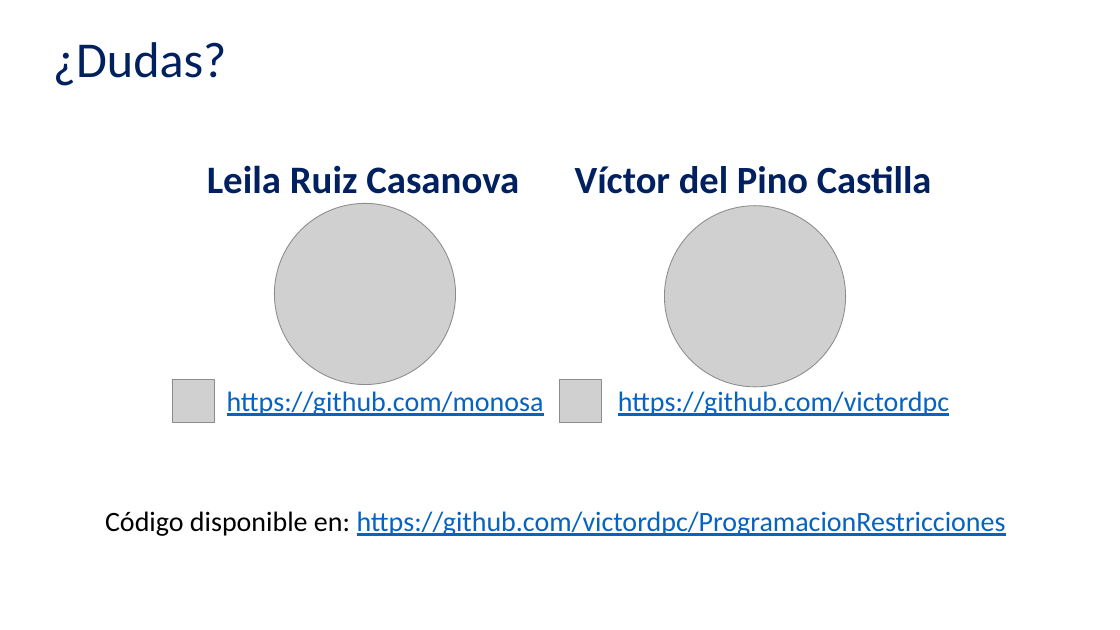
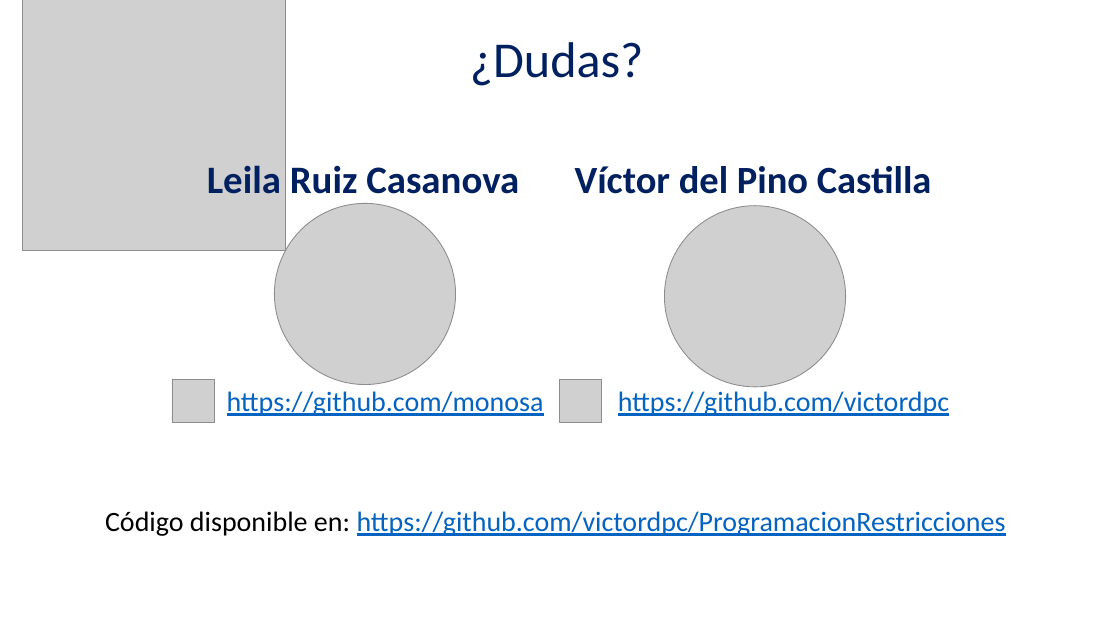
Before and after one commit to victordpc/ProgramacionRestricciones, a slide deck: slide 12 of Presentacion/Solver Foundation.pptx. Drawn at 1120x630 pixels with LibreOffice and Linux fonts; fonts in the diff are those of the drawing; grey boxes stand for pictures. Boxes give left, top, right and bottom in pixels: in the first picture for what was removed or moved away, otherwise in the second. Text is boxed around its words. In the diff, an @@ line names an element or a change of style, - is before the commit and + after.

```diff
--- a/Presentacion/Solver Foundation.pptx
+++ b/Presentacion/Solver Foundation.pptx
@@ picture added at bbox=[23, 0, 285, 250] @@
@@ title "¿Dudas?": place and size @@
-title "¿Dudas?" at bbox=[53, 42, 227, 86]
+title "¿Dudas?" at bbox=[470, 42, 644, 86]
```
Also in this commit, not shown: 2 other slides changed, 1 slide added.
